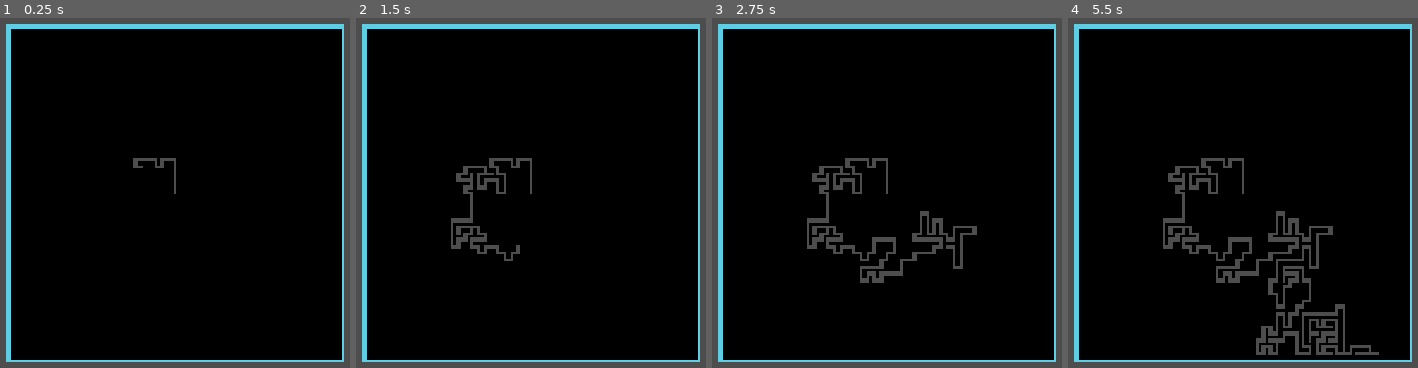
Above: before the commit, frames 1-4 (left to right).
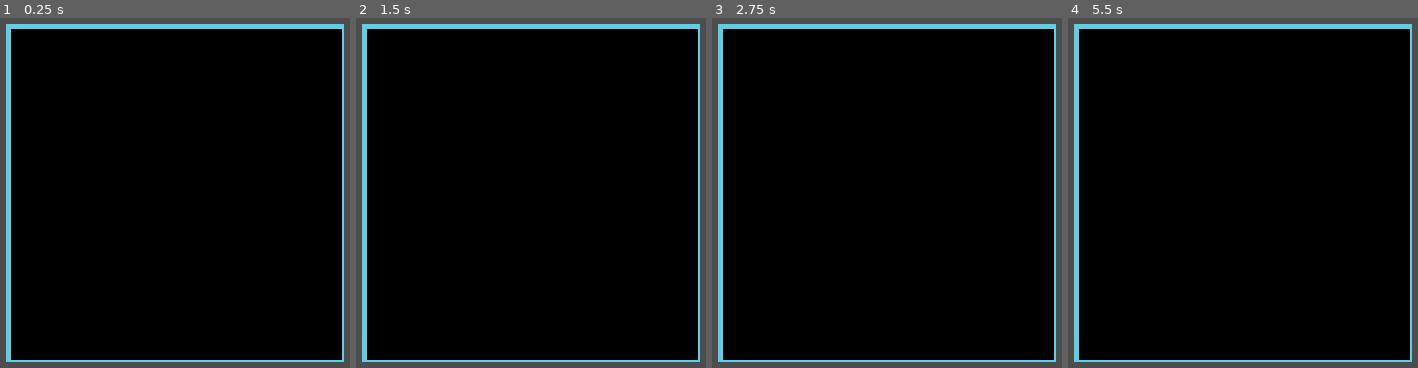
Above: after the commit, the same moments.

Repository: VoidCast00/MazeGenerators
Game: Godot game, scene res://game.tscn
The game is run twice, just before and just after one commit, with the same random seed, the same clock (stepped at 60 frames per second) and the same inputs.
Inputs:
- Up to frame 1 (0.25 s): no input
- Up to frame 2 (1.5 s): tap Enter at 1.25 s
- Up to frame 3 (2.75 s): no input
- Up to frame 4 (5.5 s): tap Space at 4.25 s

The runs differ from the first frame. In frame 1, 0.2% of the frame differs, in the area x 38-51%, y 40-51%; in frame 2, 1.4%; in frame 3, 2.8%; in frame 4, 5.0%, in the area x 27-89%, y 40-97%.

Commit message:
updated the Recursive backtracking algr.

Diff:
--- a/algorithms.gd
+++ b/algorithms.gd
@@ -8,6 +8,9 @@
 
 const WALL_ATLAS := Vector2i(1, 0)
 
+
+const TILES_PER_DOOR := 10
+const MAX_DOORS := 5
 
 func _input(event):
 	if event.is_pressed() and not event.is_echo():
@@ -39,6 +42,7 @@
 	steps.append(startingCell)
 
 	while (steps.size() > 0):
+		await get_tree().process_frame
 		await  get_tree().create_timer(0.01).timeout
 		var surroundingCells:= getSurroundingCells(currentCell);
 
@@ -63,13 +67,15 @@
 	var rooms:Array[Rect2i] = []
 	rooms.append_array( await devideRoom(Rect2i(-MAZE_SIZE.x+1, -MAZE_SIZE.y+1, MAZE_SIZE.x*2-1, MAZE_SIZE.y*2-1)))
 	print(rooms)
-	while(true):
+	while(maxRoomCount > rooms.size()):
 		await  any_input
 		var newRooms:Array[Rect2i]
 		var deleteRooms:Array[Rect2i]
 		for room in rooms:
-			print(room)
-			newRooms.append_array( await devideRoom(room))
+			if 0.08 > randf() and rooms.size() > 20:
+				pass
+			else:
+				newRooms.append_array( await devideRoom(room))
 			deleteRooms.append(room)
 
 		for delRoom in deleteRooms:
@@ -82,6 +88,9 @@
 	var newRooms:Array[Rect2i]
 	var horizontal:bool
 
+	if room.size.x <= randi_range(1,5) or room.size.y <= randi_range(1,5):
+		return[]
+
 	if room.size.x > room.size.y:
 		horizontal = true
 	elif room.size.x < room.size.y:
@@ -90,27 +99,32 @@
 		horizontal = randf() > 0.5
 
 
+
 	if horizontal:
 		var x := random_middle_even(room.position.x + 1, room.end.x - 2)
-		var doorY: Array[int] = [random_odd(room.position.y, room.end.y - 1)]
+		var doorsCount:int= max(1,int(room.size.y / TILES_PER_DOOR))
+		var doorY: Array[int]
+		for i in range(doorsCount):
+			doorY.append(random_odd(room.position.y, room.end.y - 1))
+
 		for y in range(room.position.y ,room.end.y, 1):
 			var pos:= Vector2i(x,y)
 			if doorY.has(y):
 				continue
-			#print(pos)
 			tile_map.set_cell(pos,0,Vector2i(0,0))
-			await  get_tree().create_timer(0.005).timeout
 		newRooms.append_array([
 			Rect2i(room.position, Vector2i(x - room.position.x,room.size.y)),
 			Rect2i(Vector2i(x+1,room.position.y), Vector2i(room.end.x - x - 1, room.size.y) ) ])
 	else:
+		var doorsCount:int= max(1,int(room.size.x / TILES_PER_DOOR) )
 		var y := random_middle_even(room.position.y + 1, room.end.y - 2)
-		var doorX:Array[int] = [random_odd(room.position.x, room.end.x - 1)]
+		var doorX:Array[int]
+		for i in range(doorsCount):
+			doorX.append(random_odd(room.position.x, room.end.x - 1))
 		for x in range(room.position.x, room.end.x, 1):
 			var pos:= Vector2i(x,y)
 			if doorX.has(x):
 				continue
-			await  get_tree().create_timer(0.005).timeout
 			tile_map.set_cell(pos, 0, Vector2i(0,0))
 			#print(pos)
 		newRooms.append_array([
@@ -133,47 +147,3 @@
 	var lo := ceili((a - 1) / 2.0)
 	var hi := floori((b - 1) / 2.0)
 	return 2 * randi_range(lo, hi) + 1
-
-	#var divisions:= 100
-	#for i in range (divisions):
-		#await any_input
-		#if (randf() >= 0.5): #horizontal wall
-			#var wallCells:Array[Vector2i]
-			#var y:int
-			#while (y % 2 == 0):
-				#y = randi_range(-MAZE_SIZE.y, MAZE_SIZE.y)
-			#var x := MAZE_SIZE.x if randf() < 0.5 else -MAZE_SIZE.x
-			#var step := -signi(x)
-			#while true:
-				#x+=step
-				#if tile_map.get_cell_source_id(Vector2i(x,y)) != -1 :
-						#break
-				#if tile_map.get_cell_atlas_coords(Vector2i(x,y)) == WALL_ATLAS:
-					#break
-				#tile_map.set_cell(Vector2i(x,y), 0, Vector2i(0,0))
-				#wallCells.append(Vector2i(x,y))
-			#for l in range(randi_range(1,3)):
-				#if !wallCells.is_empty():
-					#var cell :Vector2i= wallCells.pick_random()
-					#tile_map.erase_cell(cell)
-					#wallCells.erase(cell)
-		#else: #vertical wall
-			#var wallCells:Array[Vector2i]
-			#var x :int
-			#while (x % 2 == 0):
-				#x = randi_range(-MAZE_SIZE.x, MAZE_SIZE.x)
-			#var y := MAZE_SIZE.y if randf() < 0.5 else -MAZE_SIZE.y
-			#var step := -signi(y)
-			#while true:
-				#y += step
-				#if tile_map.get_cell_source_id(Vector2i(x,y)) != -1 :
-					#break
-				#if tile_map.get_cell_atlas_coords(Vector2i(x,y)) == WALL_ATLAS:
-					#break
-				#tile_map.set_cell(Vector2i(x,y), 0, Vector2i(0,0))
-				#wallCells.append(Vector2i(x,y))
-			#for l in range(randi_range(1,3)):
-				#if !wallCells.is_empty():
-					#var cell :Vector2i= wallCells.pick_random()
-					#tile_map.erase_cell(cell)
-					#wallCells.erase(cell)
--- a/game.tscn
+++ b/game.tscn
@@ -33,3 +33,4 @@
 
 [node name="Camera2D" type="Camera2D" parent="." unique_id=399805147]
 zoom = Vector2(0.5, 0.5)
+limit_enabled = false
--- a/tile_map_layer.gd
+++ b/tile_map_layer.gd
@@ -13,6 +13,7 @@
 func _ready() -> void:
 	resetMaze(false)
 	#room_generator.generateRandomRooms(10)
+	await get_tree().create_timer(8).timeout
 	maze_generator.MazeRecursiveBacktracker()
 
 
